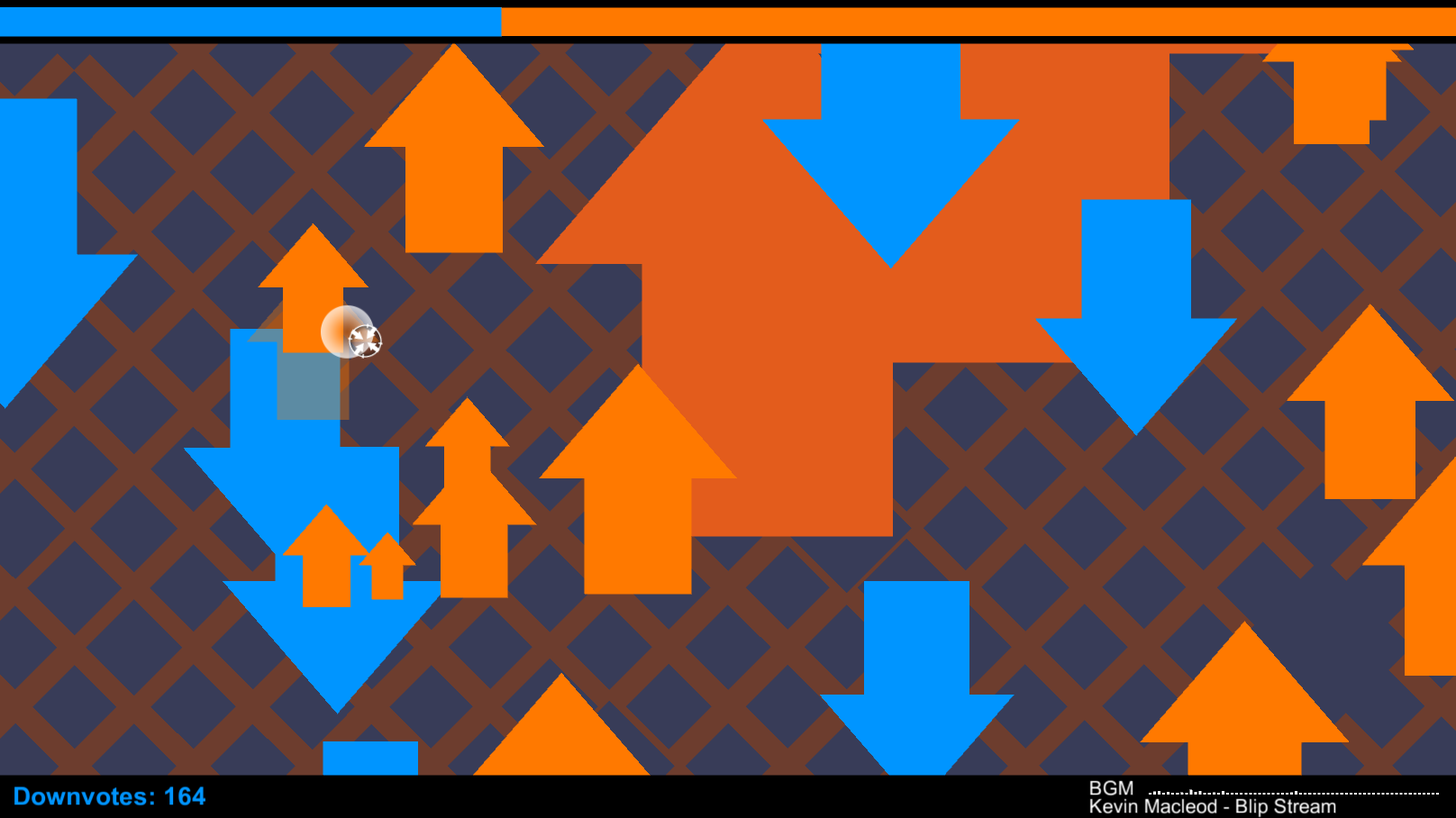
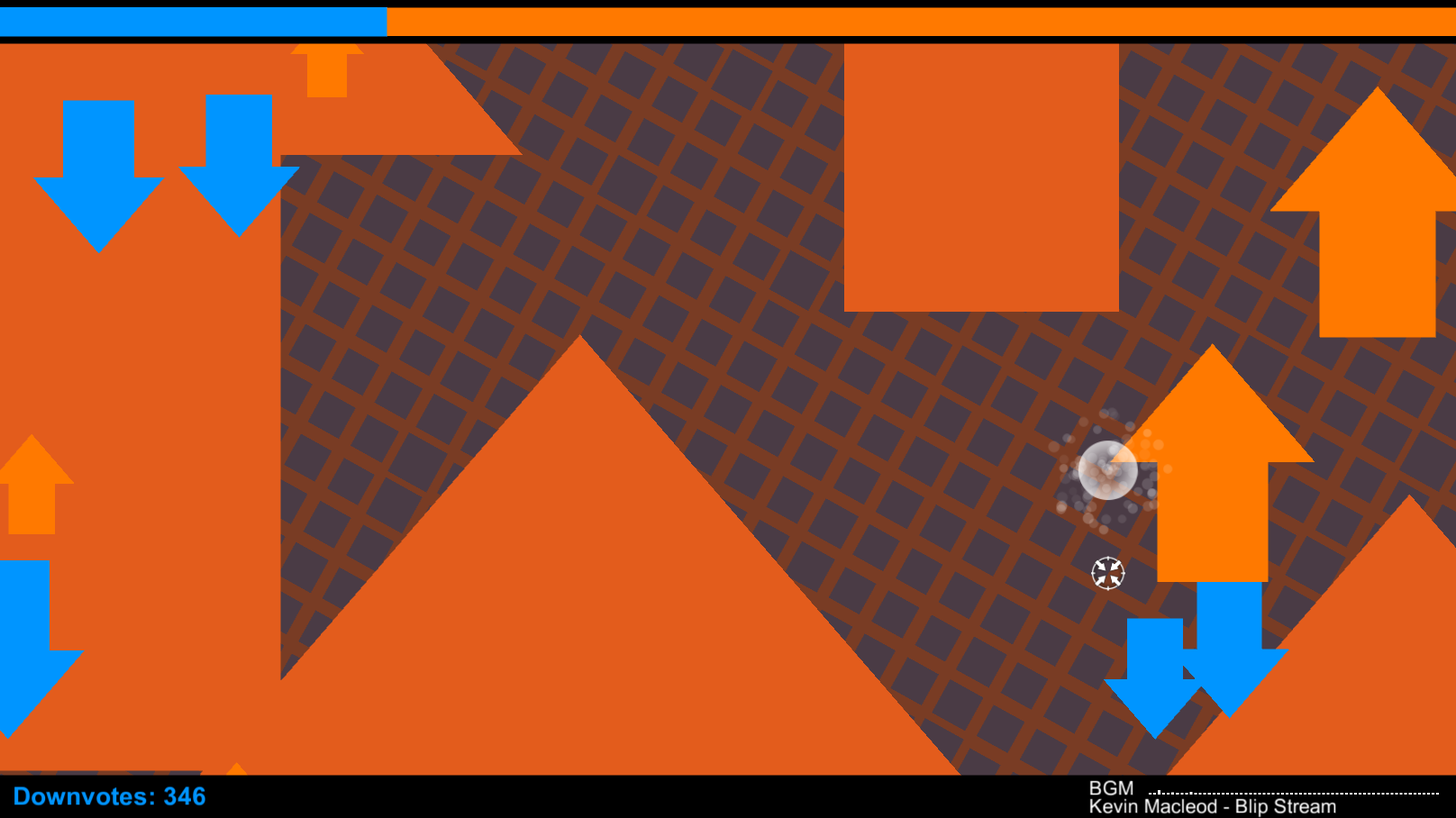
Layers edited between the first and the second w=1456, h=818 image:
added layer "Layer 3" above "Layer 2" over left=0, top=7, right=1456, bottom=807
